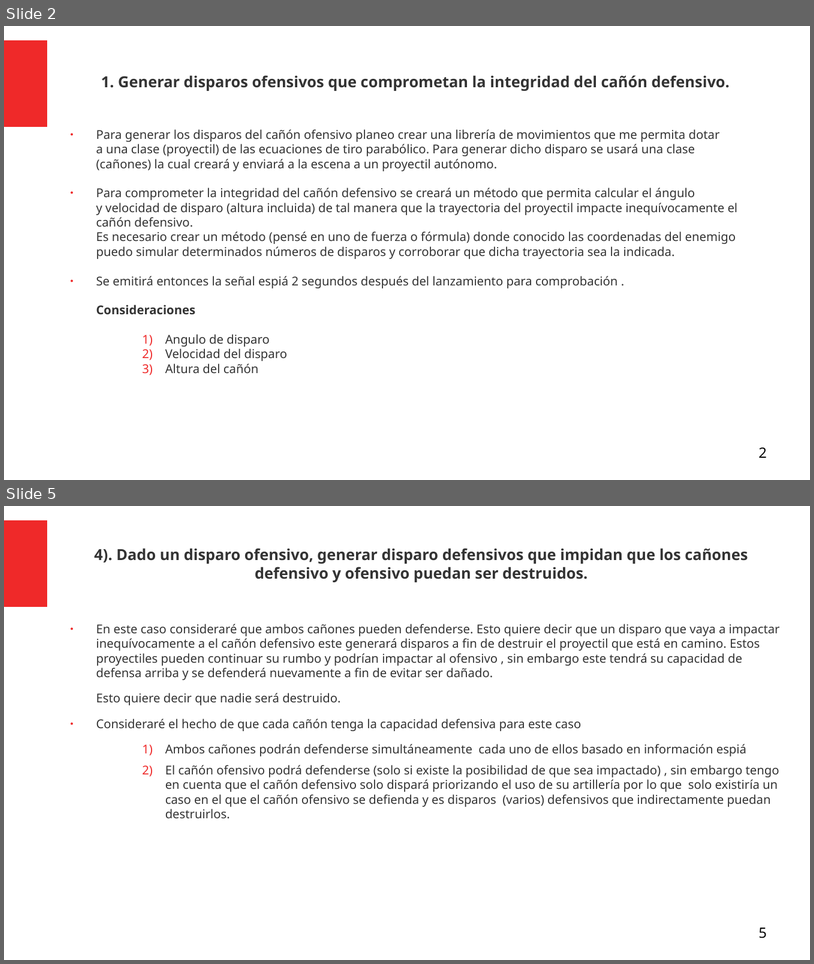
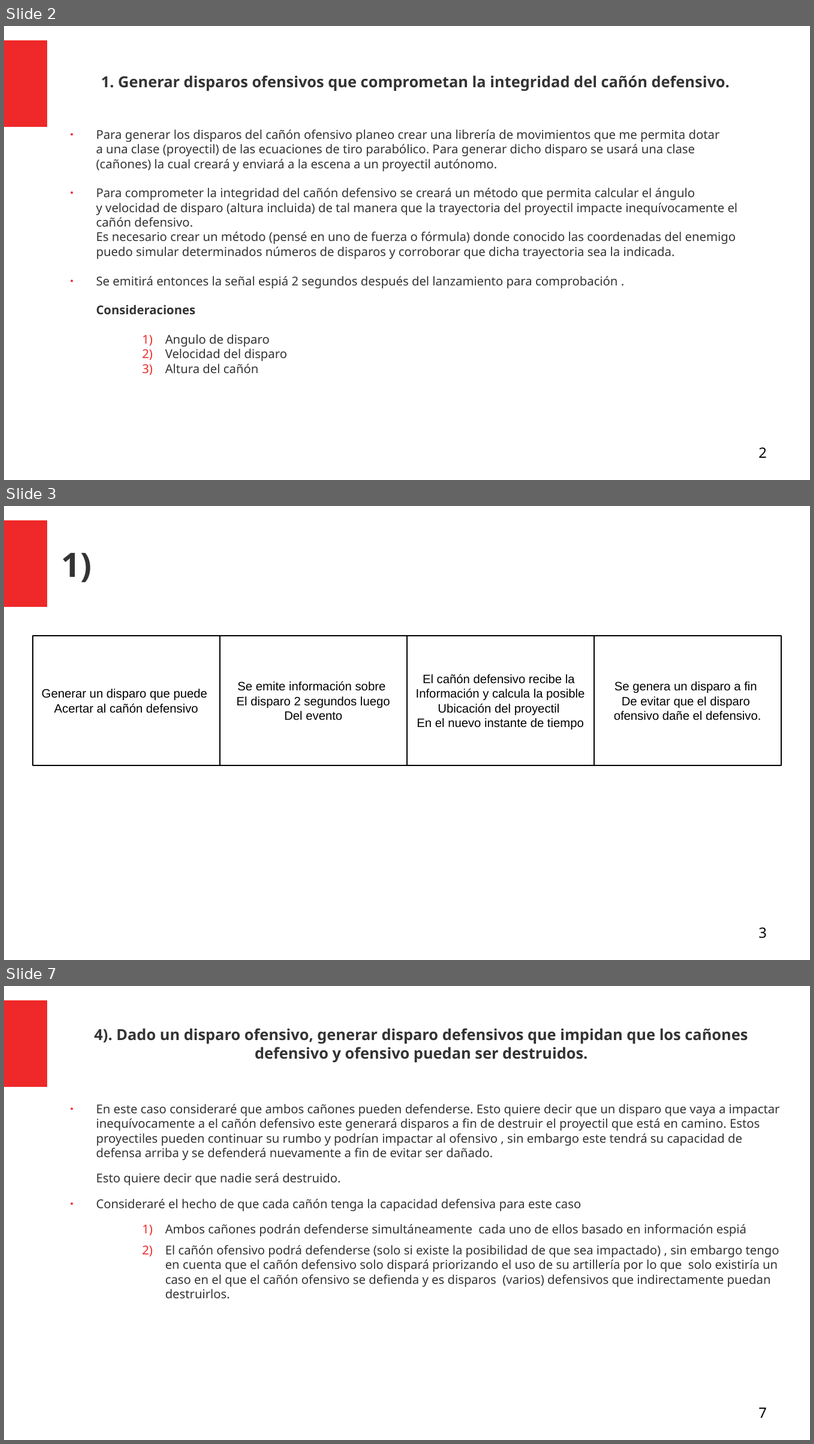
Before and after one commit to Julian-guillermo-zapata-rugeles/parcial-3, a slide deck: Analisis_Problema_Editable.odp. Shown one above the other, each under a label of ours: slides 2 and 5 before the commit, slides 2, 3 and 7 after it; the slides between them are not shown. The pictures are 814x964 and 814x1444 pixels, drawn with LibreOffice and Linux fonts; fonts in the diff are those of the drawing. Boxes give left, top, right and bottom in pixels: in the first picture for what was removed or moved away, otherwise in the second. Text is boxed around its words. In the diff, an @@ line names an element or a change of style, - is before the commit and + after.

```diff
--- a/Analisis_Problema_Editable.odp
+++ b/Analisis_Problema_Editable.odp
@@ slide 3 added at (x1=4, y1=506, x2=810, y2=960), background #FFFFFF; not listed: 1 template element that a slide beside it also shows @@
@@ title added at (x1=62, y1=553, x2=92, y2=582), 33 pt, text #333333, bold @@
+1)
@@ rectangle added at (x1=33, y1=636, x2=220, y2=765), fill #FFFFFF, outline #000000 0.85 pt, 12 pt, text #000000 @@
+Generar un disparo que puede
+Acertar al cañón defensivo
@@ rectangle added at (x1=220, y1=636, x2=407, y2=765), fill #FFFFFF, outline #000000 0.85 pt, 12 pt, text #000000 @@
+Se emite información sobre
+El disparo 2 segundos luego
+Del evento
@@ rectangle added at (x1=407, y1=636, x2=594, y2=765), fill #FFFFFF, outline #000000 0.85 pt, 12 pt, text #000000 @@
+El cañón defensivo recibe la
+Información y calcula la posible
+Ubicación del proyectil
+En el nuevo instante de tiempo
@@ rectangle added at (x1=594, y1=636, x2=782, y2=765), fill #FFFFFF, outline #000000 0.85 pt, 12 pt, text #000000 @@
+Se genera un disparo a fin
+De evitar que el disparo
+ofensivo dañe el defensivo.
@@ page number added at (x1=759, y1=927, x2=767, y2=938), 14 pt, text #000000 @@
+3
@@ what was slide 5 is now slide 7 @@
@@ page number at (x1=759, y1=1407, x2=767, y2=1417): text changed @@
-5
+7
```
Also in this commit, not shown: 2 slides changed, 1 other slide added.
